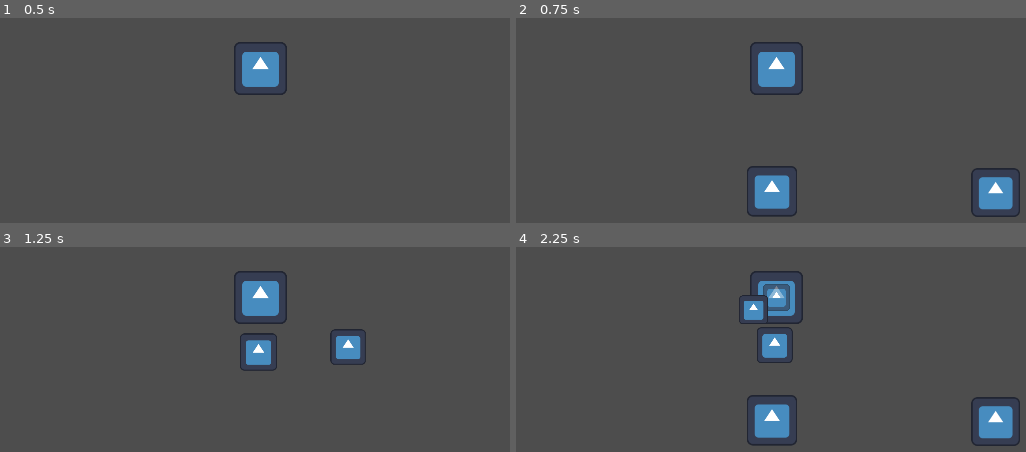
Above: before the commit, frames 1-4 (two rows, left to right).
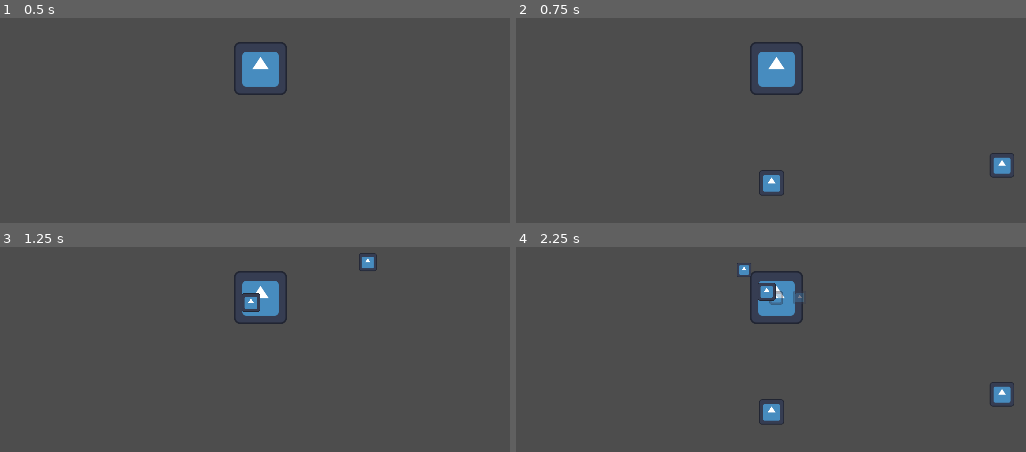
Above: after the commit, the same moments.

Repository: Quarticore/UntitledTomatoGame
Game: Godot game, scene res://scenes/testing.tscn
Two runs of this game, one before a commit and one after it. Both use one fixed random seed, a clock stepped at 60 frames per second and the inputs below. This scene is started directly instead of the project's main scene. The engine's default icon, where the game draws it, is replaced by a stand-in: a white triangle on a blue panel in a dark square.
Inputs (mouse positions are in pixels of both pictures, inside the frame that each line leads up to):
- Up to frame 1 (0.5 s): no input
- Up to frame 2 (0.75 s): tap Enter at 0.5 s; move the mouse to (954, 46) at 0.52 s; hold D (InputRight) from 0.53 s (still down); tap S (InputMiddle) at 0.6 s; click (954, 46) at 0.67 s
- Up to frame 3 (1.25 s): keep holding D (InputRight)
- Up to frame 4 (2.25 s): move the mouse to (618, 320) at 1.27 s; release D (InputRight) at 1.28 s; hold A (InputLeft) 1.28-2.03 s; click (618, 320) at 1.35 s; tap S (InputMiddle) at 1.55, 2.1 s; move the mouse to (outside the picture) at 2.02 s; hold D (InputRight) from 2.03 s (still down)

Frame 1 is identical in both runs. In frame 2, 3.0% of the frame differs, in the area x 45-99%, y 65-98%; in frame 3, 2.0%; in frame 4, 5.0%, in the area x 43-99%, y 7-98%.

Commit message:
Change tomatoes to follow curves

Diff:
--- a/assets/scripts/tomato.gd
+++ b/assets/scripts/tomato.gd
@@ -1,34 +1,30 @@
-extends Sprite2D
+extends PathFollow2D
 
-const SPEED: float = 1000.0
+
 const MAX_SIZE: Vector2 = Vector2(1.0, 1.0)
 const MIN_SIZE: Vector2 = Vector2(0.5, 0.5)
 
-var start_pos: Vector2 = Vector2.ONE:
-	set(value):
-		position = value
-		start_pos = value
-var target: Vector2 = Vector2.ZERO
-
+@onready var sprite: Sprite2D = $Sprite2D
 @onready var fade_timer: Timer = $FadeTimer
 @onready var travel_timer: Timer = $TravelTimer
 
+
 # Called when the node enters the scene tree for the first time.
 func _ready() -> void:
+	get_parent()
 	pass # Replace with function body.
 
 
 # Called every frame. 'delta' is the elapsed time since the previous frame.
 func _process(delta: float) -> void:
-	position = start_pos.lerp(target, inverse_lerp(travel_timer.wait_time, 0.0, travel_timer.time_left))
-	print(position)
+	progress_ratio = inverse_lerp(travel_timer.wait_time, 0.0, travel_timer.time_left)
 
-	scale = MAX_SIZE.lerp(MIN_SIZE, inverse_lerp(start_pos.distance_to(target), 0.0, position.distance_to(target)))
+	scale = MAX_SIZE.lerp(MIN_SIZE, progress_ratio)
 
 	if not fade_timer.is_stopped():
 		modulate.a = inverse_lerp(0.0, fade_timer.wait_time, fade_timer.time_left)
 
-	if position == target and fade_timer.is_stopped():
+	if progress_ratio == 1.0 and fade_timer.is_stopped():
 		hit()
 
 
--- a/assets/scripts/tomato_shooter.gd
+++ b/assets/scripts/tomato_shooter.gd
@@ -4,9 +4,9 @@
 const TOMATO_SCENE: PackedScene = preload("res://scenes/tomato.tscn")
 const TOMATO: Script = preload("res://assets/scripts/tomato.gd")
 
-@onready var left_spawn: Node2D = $TomatoSpawnLeft
-@onready var middle_spawn: Node2D = $TomatoSpawnMiddle
-@onready var right_spawn: Node2D = $TomatoSpawnRight
+@onready var left_spawn: Path2D = $TomatoSpawnLeft
+@onready var middle_spawn: Path2D = $TomatoSpawnMiddle
+@onready var right_spawn: Path2D = $TomatoSpawnRight
 @onready var crosshair: Sprite2D = $Crosshair
 
 
@@ -18,17 +18,15 @@
 # Called every frame. 'delta' is the elapsed time since the previous frame.
 func _process(delta: float) -> void:
 	if Input.is_action_just_pressed("InputLeft"):
-		spawn_at_point(TOMATO_SCENE.instantiate(), left_spawn)
+		spawn_at_path(TOMATO_SCENE.instantiate(), left_spawn)
 
 	if Input.is_action_just_pressed("InputMiddle"):
-		spawn_at_point(TOMATO_SCENE.instantiate(), middle_spawn)
+		spawn_at_path(TOMATO_SCENE.instantiate(), middle_spawn)
 
 	if Input.is_action_just_pressed("InputRight"):
-		spawn_at_point(TOMATO_SCENE.instantiate(), right_spawn)
+		spawn_at_path(TOMATO_SCENE.instantiate(), right_spawn)
 
 
 
-func spawn_at_point(instance: TOMATO, point: Node2D) -> void:
-	add_child(instance)
-	instance.start_pos = point.position
-	instance.target = crosshair.position
+func spawn_at_path(instance: TOMATO, path: Path2D) -> void:
+	path.add_child(instance)
--- a/scenes/tomato.tscn
+++ b/scenes/tomato.tscn
@@ -3,10 +3,13 @@
 [ext_resource type="Texture2D" uid="uid://cp1ayvxq1h4b0" path="res://icon.svg" id="1_wpaf5"]
 [ext_resource type="Script" path="res://assets/scripts/tomato.gd" id="2_r1ndb"]
 
-[node name="Tomato" type="Sprite2D"]
+[node name="Tomato" type="PathFollow2D"]
+rotates = false
+script = ExtResource("2_r1ndb")
+
+[node name="Sprite2D" type="Sprite2D" parent="."]
 scale = Vector2(0.5, 0.5)
 texture = ExtResource("1_wpaf5")
-script = ExtResource("2_r1ndb")
 
 [node name="FadeTimer" type="Timer" parent="."]
 one_shot = true
--- a/scenes/tomato_shooter.tscn
+++ b/scenes/tomato_shooter.tscn
@@ -1,19 +1,37 @@
-[gd_scene load_steps=3 format=3 uid="uid://cswvepkr1um18"]
+[gd_scene load_steps=6 format=3 uid="uid://cswvepkr1um18"]
 
 [ext_resource type="Script" path="res://assets/scripts/tomato_shooter.gd" id="1_v0rqh"]
 [ext_resource type="Texture2D" uid="uid://cp1ayvxq1h4b0" path="res://icon.svg" id="2_s6651"]
 
+[sub_resource type="Curve2D" id="Curve2D_2rw56"]
+_data = {
+"points": PackedVector2Array(-551.386, 777.418, 551.386, -777.418, -662, 357, 0, 0, 0, 0, -52, 1)
+}
+point_count = 2
+
+[sub_resource type="Curve2D" id="Curve2D_73q6d"]
+_data = {
+"points": PackedVector2Array(37.6104, 697.914, -37.6104, -697.914, -9, 328, 0, 0, 0, 0, -1, 1)
+}
+point_count = 2
+
+[sub_resource type="Curve2D" id="Curve2D_iycp6"]
+_data = {
+"points": PackedVector2Array(520.93, 796.908, -520.93, -796.908, 622, 351, 0, 0, 0, 0, 56, 0)
+}
+point_count = 2
+
 [node name="TomatoShooter" type="Node2D"]
 script = ExtResource("1_v0rqh")
 
-[node name="TomatoSpawnLeft" type="Node2D" parent="."]
-position = Vector2(-662, 356)
-
-[node name="TomatoSpawnMiddle" type="Node2D" parent="."]
-position = Vector2(-12, 328)
-
-[node name="TomatoSpawnRight" type="Node2D" parent="."]
-position = Vector2(632, 358)
-
 [node name="Crosshair" type="Sprite2D" parent="."]
 texture = ExtResource("2_s6651")
+
+[node name="TomatoSpawnLeft" type="Path2D" parent="."]
+curve = SubResource("Curve2D_2rw56")
+
+[node name="TomatoSpawnMiddle" type="Path2D" parent="."]
+curve = SubResource("Curve2D_73q6d")
+
+[node name="TomatoSpawnRight" type="Path2D" parent="."]
+curve = SubResource("Curve2D_iycp6")
